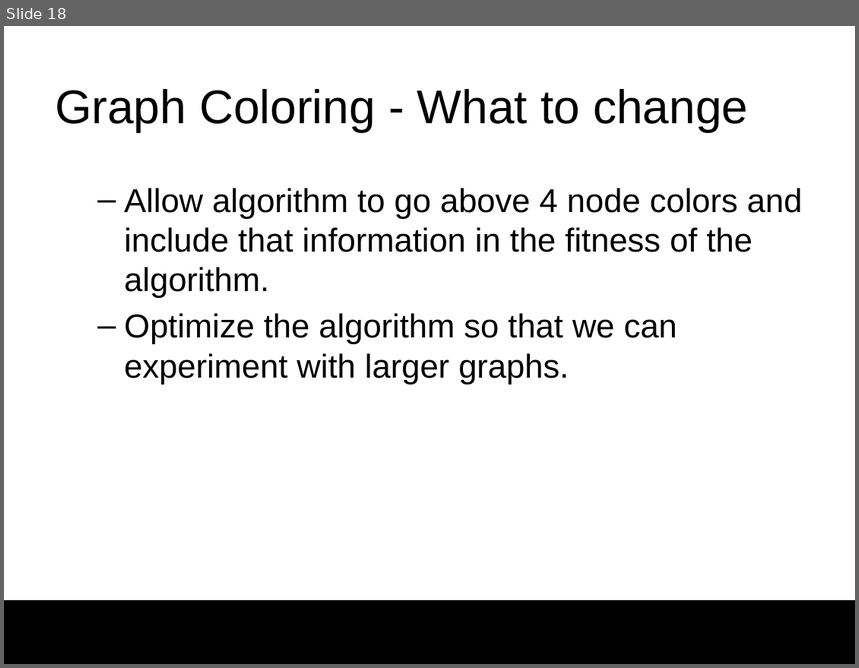
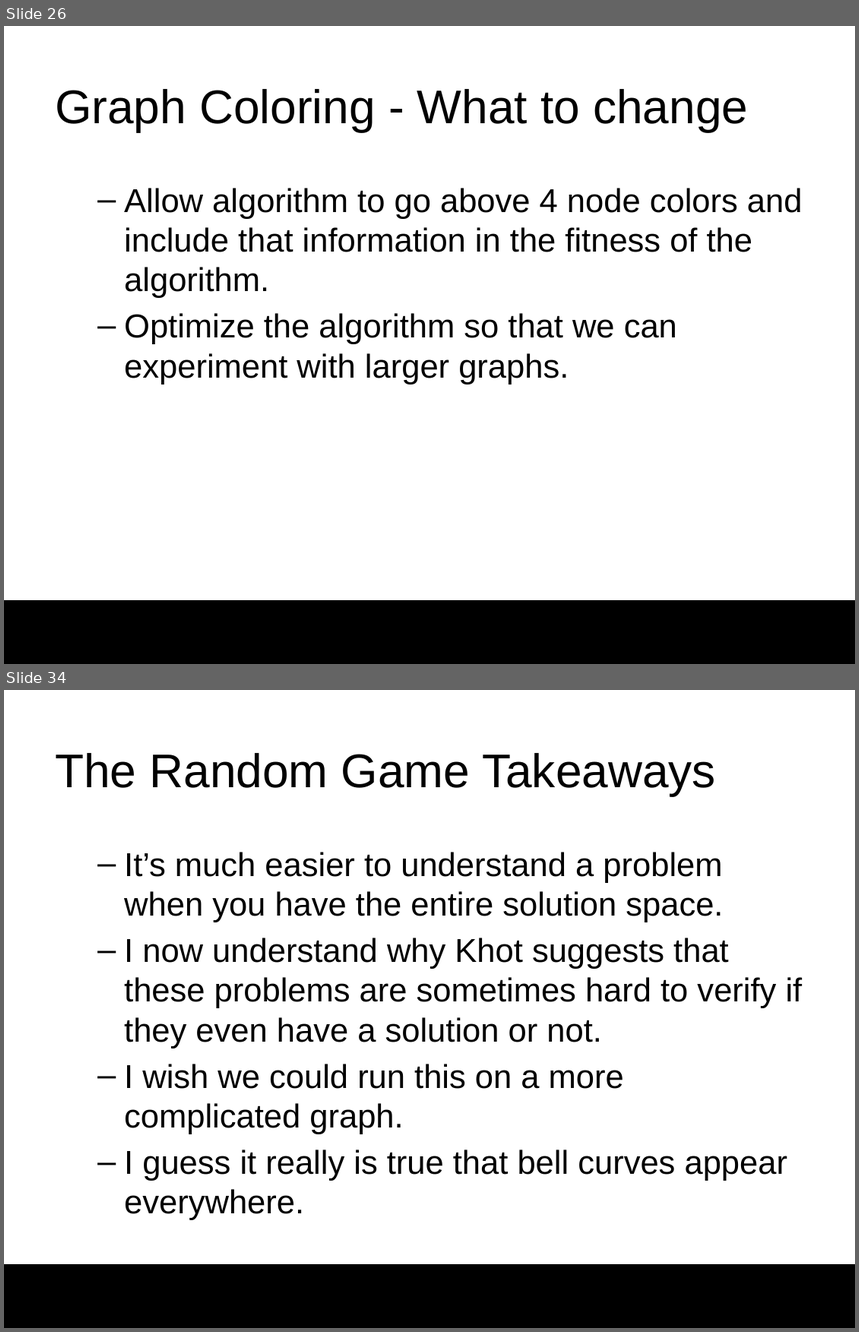
Before and after one commit to darrare/MS-Thesis, a slide deck: Documentation/Presentation.pptx. Shown one above the other, each under a label of ours: slide 18 before the commit, slides 26 and 34 after it; the slides between them are not shown. The pictures are 859x668 and 859x1332 pixels, drawn with LibreOffice and Linux fonts; fonts in the diff are those of the drawing; background and template pictures are left out. Boxes give left, top, right and bottom in pixels: in the first picture for what was removed or moved away, otherwise in the second. Text is boxed around its words. In the diff, an @@ line names an element or a change of style, - is before the commit and + after.

```diff
--- a/Documentation/Presentation.pptx
+++ b/Documentation/Presentation.pptx
@@ slide 34 added at <box>4,690,855,1328</box>, background #FFFFFF; not listed: 1 template element that a slide beside it also shows @@
@@ title added at <box>55,753,716,796</box>, 40 pt, text #000000 @@
+The Random Game Takeaways
@@ text added at <box>124,852,803,1220</box>, 28 pt, text #000000 @@
+  – It’s much easier to understand a problem when you have the entire solution space.
+  – I now understand why Khot suggests that these problems are sometimes hard to verify if they even have a solution or not.
+  – I wish we could run this on a more complicated graph.
+  – I guess it really is true that bell curves appear everywhere.
@@ what was slide 18 is now slide 26 @@
```
Also in this commit, not shown: 12 slides changed, 15 other slides added, 1 slide removed, 2 other files.
